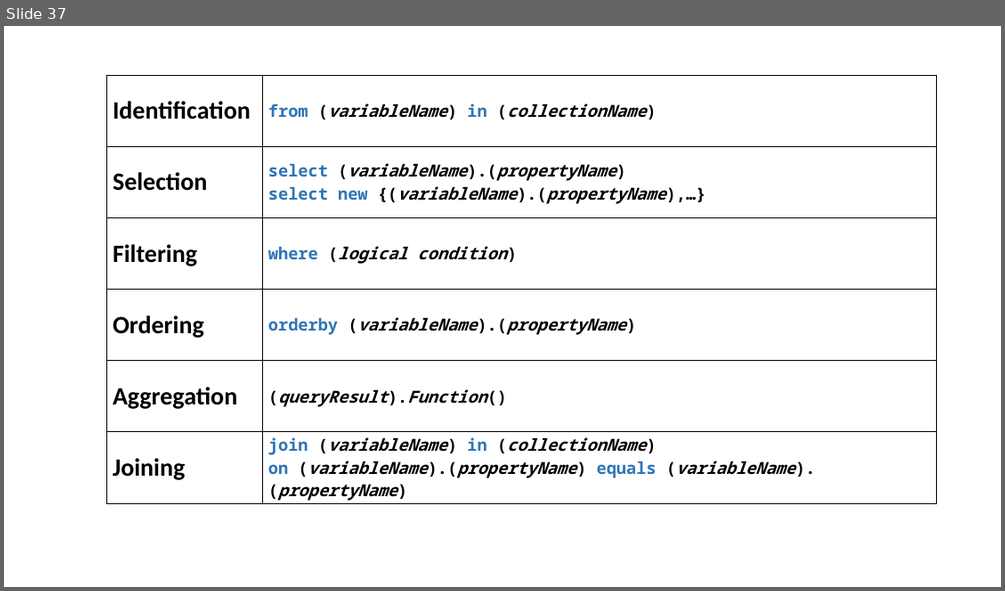
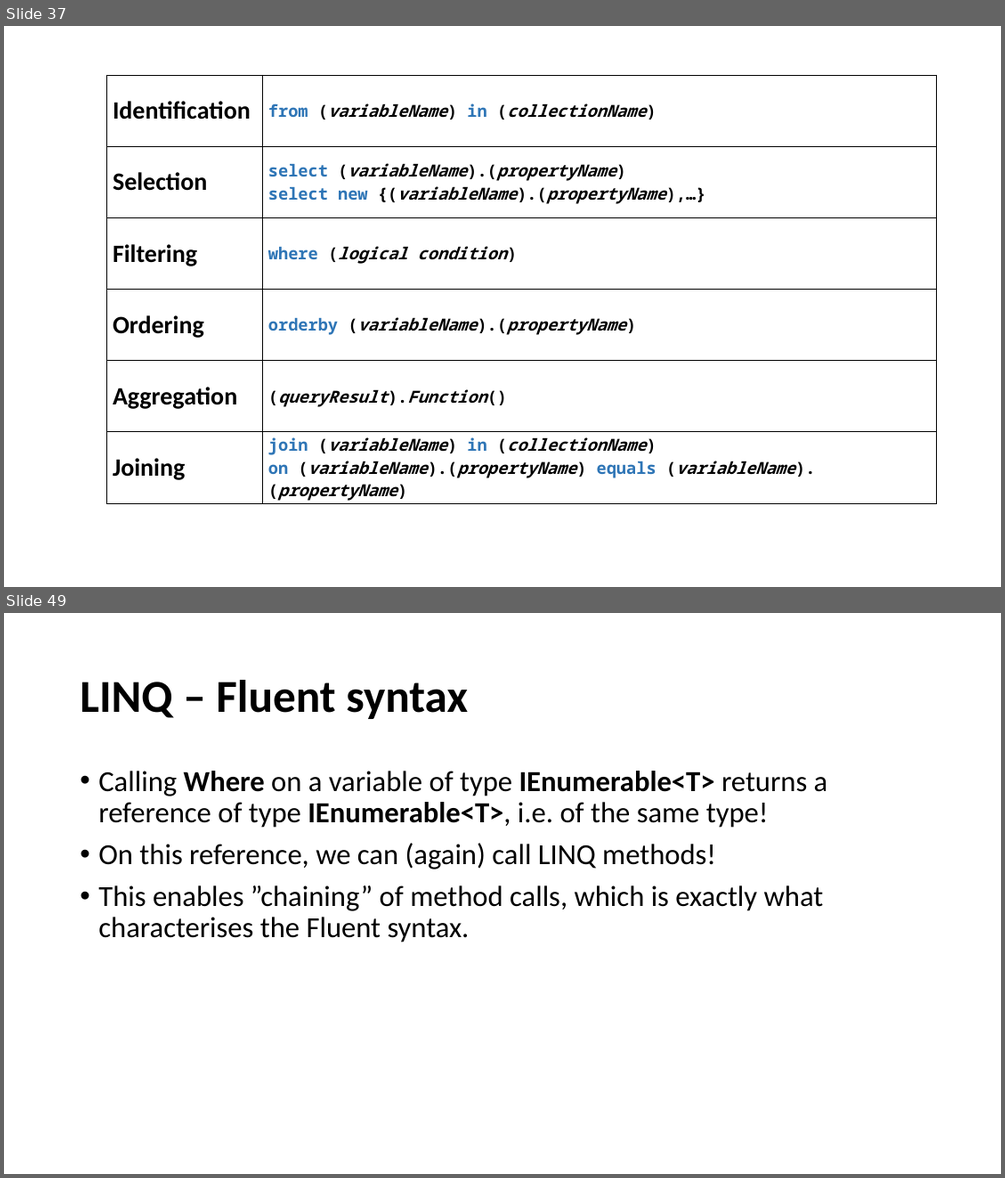
Before and after one commit to perl-easj/OOProg, a slide deck: Chap/Prog03/Presentations/LINQ.pptx. Shown one above the other, each under a label of ours: slide 37 before the commit, slides 37 and 49 after it; the slides between them are not shown. The pictures are 1005x591 and 1005x1178 pixels, drawn with LibreOffice and Linux fonts; fonts in the diff are those of the drawing. Boxes give left, top, right and bottom in pixels: in the first picture for what was removed or moved away, otherwise in the second. Text is boxed around its words. In the diff, an @@ line names an element or a change of style, - is before the commit and + after.

Commit message:
Updated LINQ and Persistency materials
Added InvoiceGenerator and GameDBApp (unfinished)

```diff
--- a/Chap/Prog03/Presentations/LINQ.pptx
+++ b/Chap/Prog03/Presentations/LINQ.pptx
@@ slide 49 added at box(4, 613, 1001, 1174), background #FFFFFF @@
@@ title added at box(80, 680, 468, 719), 44 pt, text #000000, bold @@
+LINQ – Fluent syntax
@@ text added at box(98, 771, 828, 942), 28 pt, text #000000 @@
+• Calling Where on a variable of type IEnumerable<T> returns a reference of type IEnumerable<T>, i.e. of the same type!
+• On this reference, we can (again) call LINQ methods!
+• This enables ”chaining” of method calls, which is exactly what characterises the Fluent syntax.
```
Also in this commit, not shown: 2 slides changed, 14 other slides added, 43 other files.
